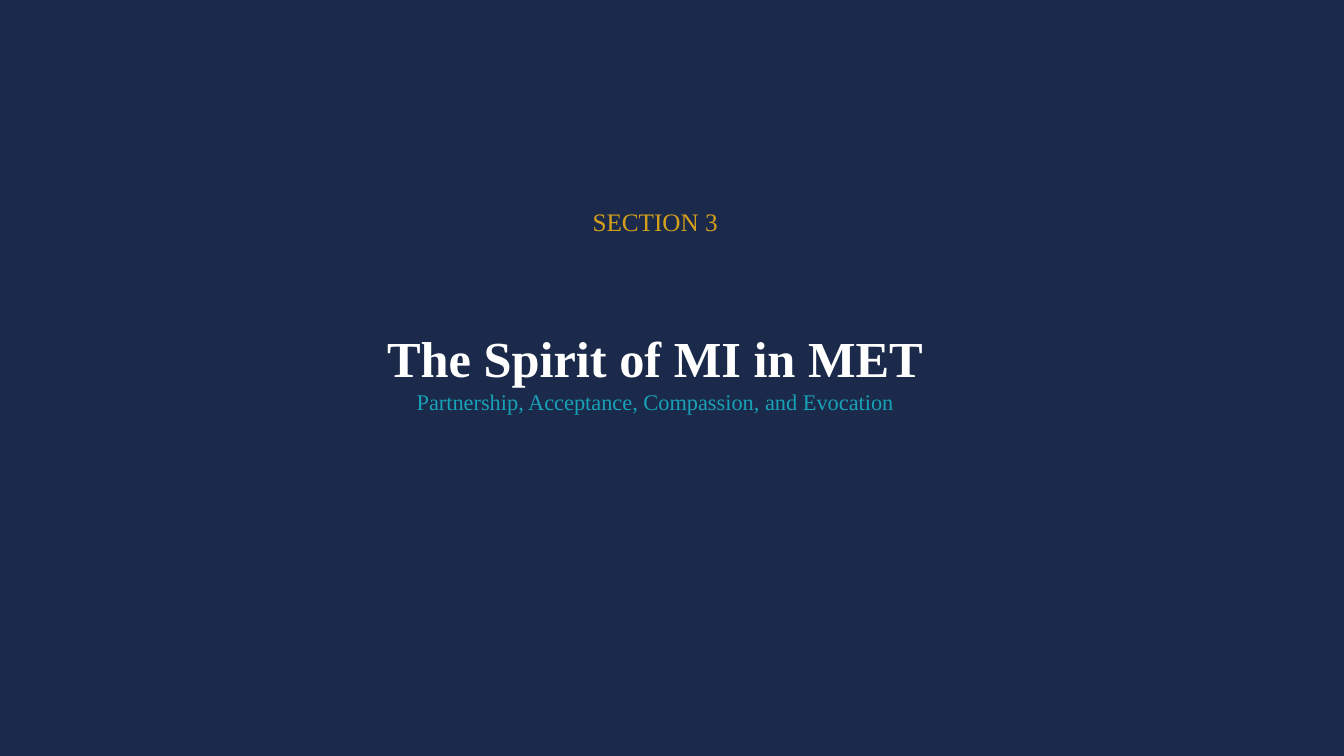
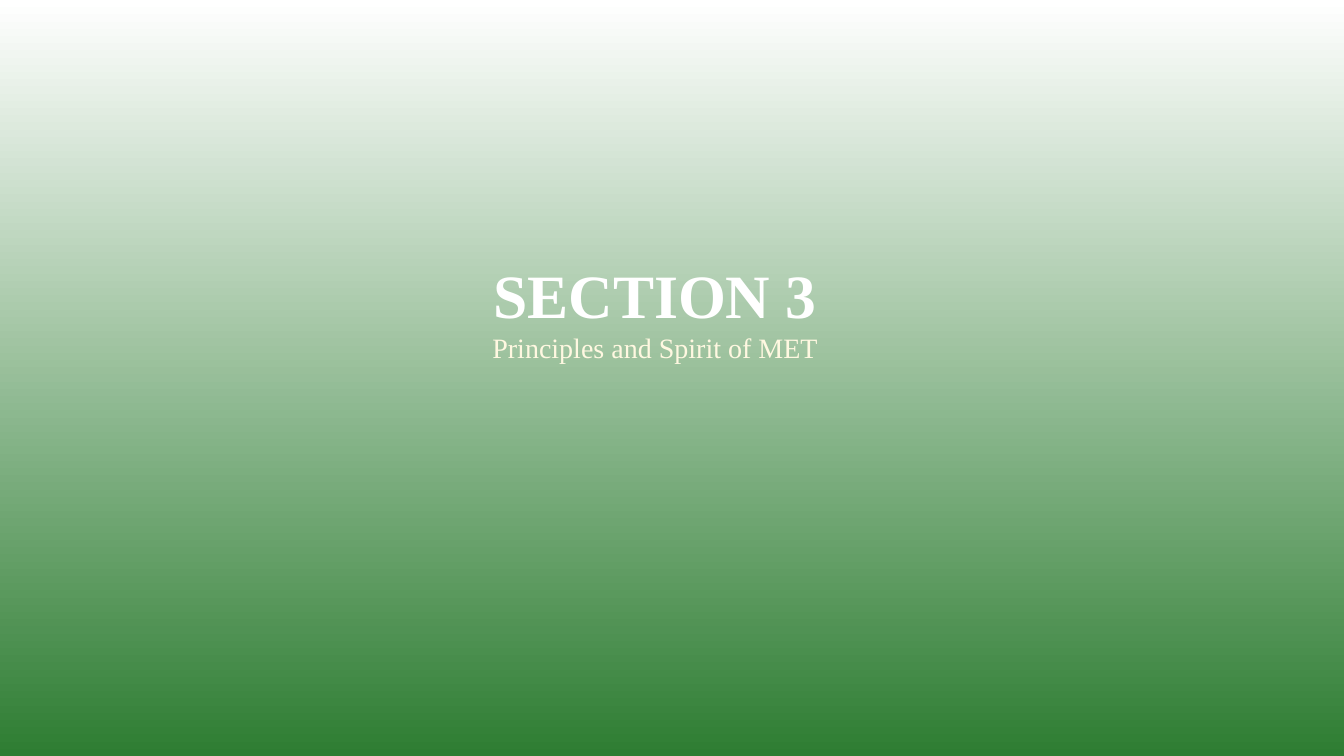
Before and after one commit to tejasdangodra786-byte/Dango-kiro, a slide deck: slide 17 of MET_Comprehensive_Presentation.pptx (slide 14 before the commit). Drawn at 1344x756 pixels with LibreOffice and Linux fonts; fonts in the diff are those of the drawing. Boxes give left, top, right and bottom in pixels: in the first picture for what was removed or moved away, otherwise in the second. Text is boxed around its words. In the diff, an @@ line names an element or a change of style, - is before the commit and + after.

Commit message:
MET Presentation v4: Book-based rebuild with 62 slides
- Content primarily based on MET Manual (NIAAA Project MATCH) and NIMHANS Substance Use Disorders book
- Detailed Transtheoretical Model explanation (all 6 stages)
- Self-Efficacy and Cognitive Dissonance theory sections
- FRAMES, OARS, DARES explained with clinical examples
- Session-by-session guide (4 sessions) with HOW TO do the therapy
- Clinical dialogues from the manual
- Handling resistance strategies with examples
- Case conceptualization (anonymized) with session-wise plan
- 6 printable worksheets (Change Plan, Decisional Balance, Rulers, Diary, RP Plan, Values)
- Research effectiveness section: Project MATCH, UKATT, meta-analyses, Indian research
- Colorful visual design with multiple colors, visual boxes, gradient backgrounds
- Times New Roman font, titles 36pt, content 14pt
- References on every slide
- Therapist traps to avoid section

```diff
--- a/MET_Comprehensive_Presentation.pptx
+++ b/MET_Comprehensive_Presentation.pptx
@@ rectangle at [0, 0, 1344, 756]: fill #1B2A4A to gradient #2E7D32 to #FFFFFF @@
@@ text "SECTION 3": place and size @@
-text "SECTION 3" at [593, 214, 718, 232]
+text "SECTION 3" at [492, 277, 817, 364]
@@ text at [493, 277, 817, 319]: size 18 to 44 pt, text colour #D4A01C to #FFFFFF, bold on in "SECTION 3" @@
@@ text removed at [387, 341, 923, 415] @@
-The Spirit of MI in MET
-Partnership, Acceptance, Compassion, and Evocation
@@ text at [492, 338, 817, 364]: paragraph added @@
+Principles and Spirit of MET
```
Also in this commit, not shown: 3 other slides changed, 58 slides added, 147 slides removed, 1 other file.
